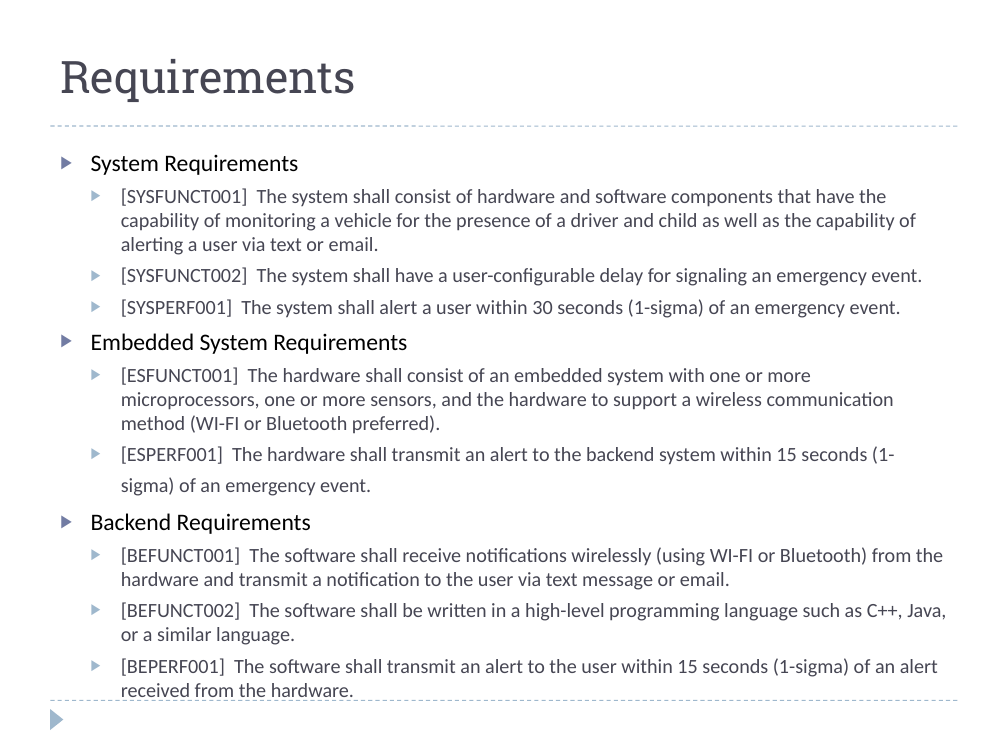
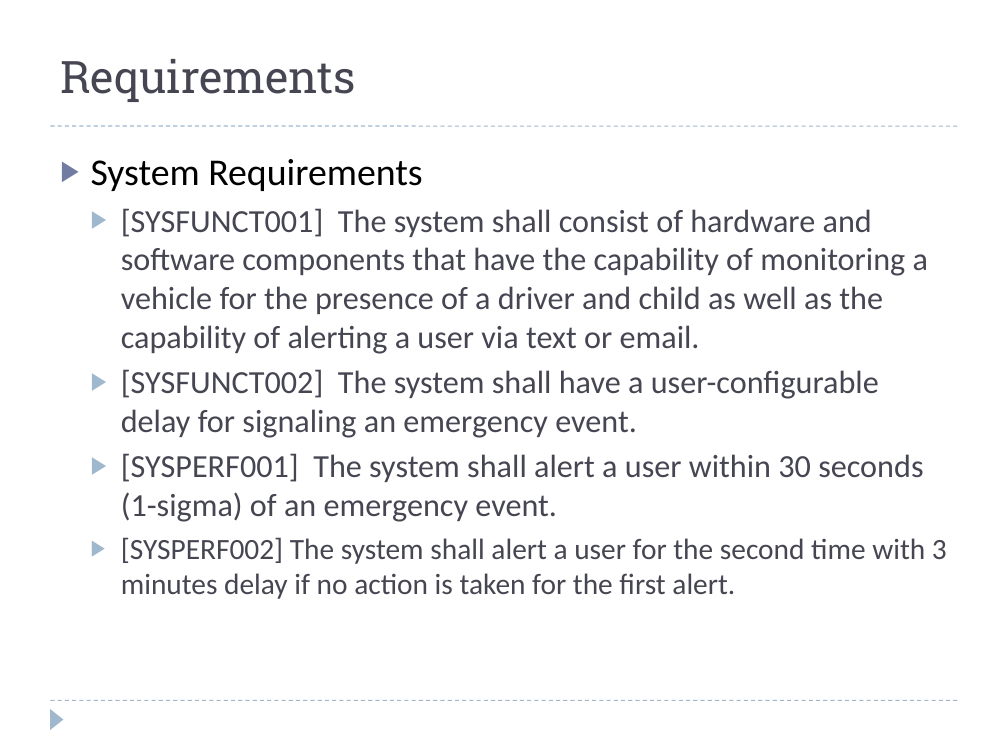
Before and after one commit to prithvi14/ChildAlertSystem, a slide deck: slide 10 of ChildAlertSystem/ProjectDocuments/ECE574_final_project.pptx. Drawn at 1008x756 pixels with LibreOffice and Linux fonts; fonts in the diff are those of the drawing. Boxes give left, top, right and bottom in pixels: in the first picture for what was removed or moved away, otherwise in the second. Text is boxed around its words. In the diff, an @@ line names an element or a change of style, - is before the commit and + after.

```diff
--- a/ChildAlertSystem/ProjectDocuments/ECE574_final_project.pptx
+++ b/ChildAlertSystem/ProjectDocuments/ECE574_final_project.pptx
@@ text at box(91, 159, 928, 522): size 16.9 to 27 pt in "System Requirements"; size 14.4 to 23 pt in "[SYSFUNCT001] The system shall consist of hardware ...", "[SYSFUNCT002] The system shall have a user-configurable ...", "[SYSPERF001] The system shall alert a user ..." @@
@@ text at box(121, 537, 947, 599): text changed; size 14.4 to 21 pt @@
-▶ Embedded System Requirements
-  ▶ [ESFUNCT001] The hardware shall consist of an embedded system with one or more microprocessors, one or more sensors, and the hardware to support a wireless communication method (WI-FI or Bluetooth preferred).
-  ▶ [ESPERF001] The hardware shall transmit an alert to the backend system within 15 seconds (1-sigma) of an emergency event.
-▶ Backend Requirements
-  ▶ [BEFUNCT001] The software shall receive notifications wirelessly (using WI-FI or Bluetooth) from the hardware and transmit a notification to the user via text message or email.
-  ▶ [BEFUNCT002] The software shall be written in a high-level programming language such as C++, Java, or a similar language.
-  ▶ [BEPERF001] The software shall transmit an alert to the user within 15 seconds (1-sigma) of an alert received from the hardware.
+  ▶ [SYSPERF002] The system shall alert a user for the second time with 3 minutes delay if no action is taken for the first alert.
```
Also in this commit, not shown: 5 other slides changed, 2 slides added.
